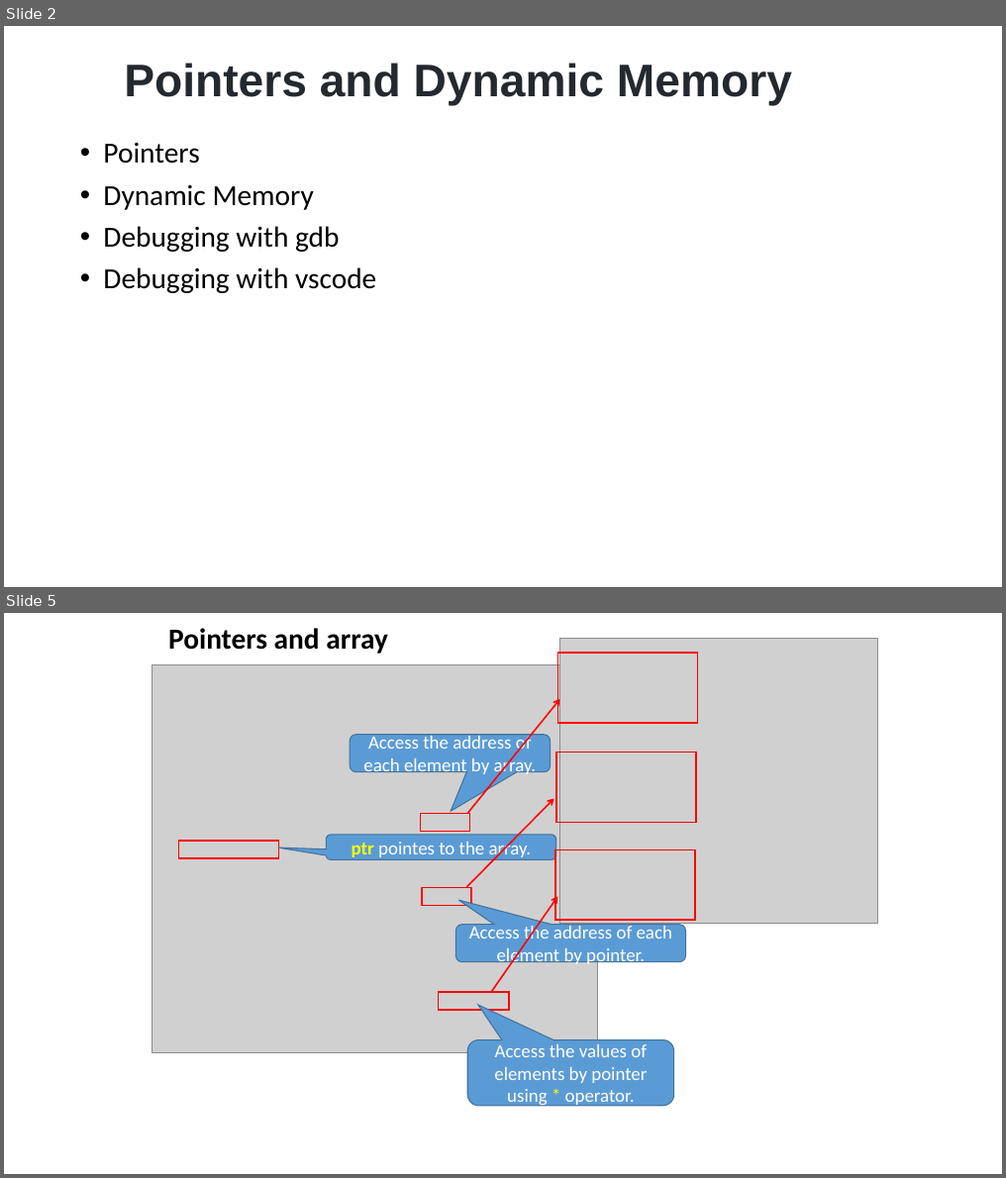
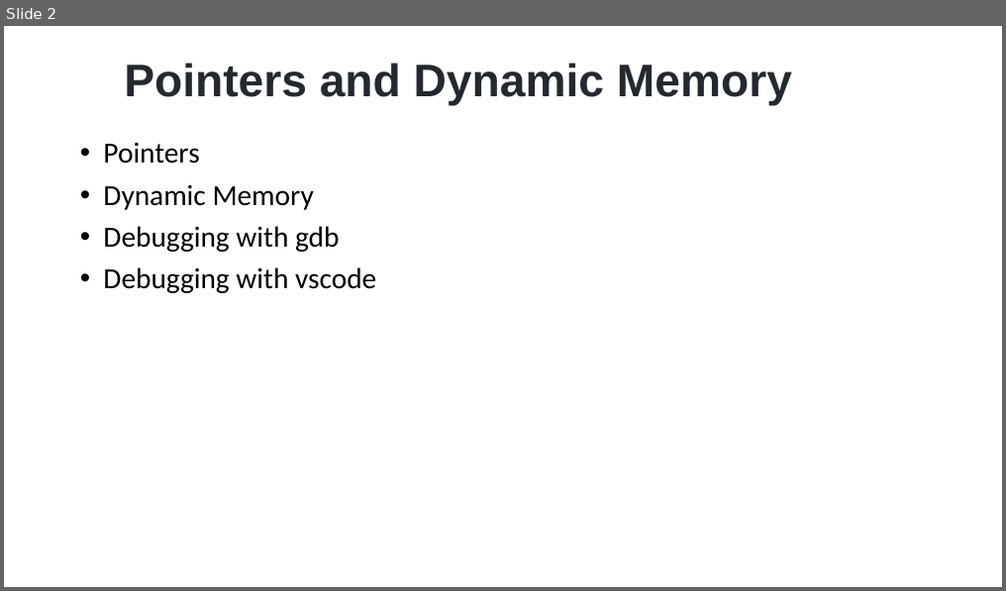
Before and after one commit to dayekuaipao/CPPLearning, a slide deck: week05/Lab05.pptx. Shown one above the other, each under a label of ours: slides 2 and 5 before the commit, slide 2 after it; the slides between them are not shown. The pictures are 1006x1178 and 1006x591 pixels, drawn with LibreOffice and Linux fonts; fonts in the diff are those of the drawing; grey boxes stand for pictures; background and template pictures are left out. Boxes give left, top, right and bottom in pixels: in the first picture for what was removed or moved away, otherwise in the second. Text is boxed around its words. In the diff, an @@ line names an element or a change of style, - is before the commit and + after.

```diff
--- a/week05/Lab05.pptx
+++ b/week05/Lab05.pptx
@@ slide 5 removed at <box>4,613,1002,1174</box>, background #FFFFFF @@
@@ text removed at <box>168,628,388,654</box> @@
-Pointers and array
@@ picture removed at <box>560,638,877,923</box> @@
@@ picture removed at <box>152,664,598,1054</box> @@
@@ rectangle removed at <box>558,653,698,723</box> @@
@@ arrow removed from (467, 814) to (560, 699) @@
@@ rounded speech box removed at <box>350,735,550,771</box> @@
-Access the address of each element by array.
@@ rectangle removed at <box>556,753,696,823</box> @@
@@ rectangle removed at <box>420,814,469,832</box> @@
@@ arrow removed from (466, 888) to (554, 799) @@
@@ rectangle removed at <box>179,841,279,859</box> @@
@@ rounded speech box removed at <box>326,835,555,861</box> @@
-ptr pointes to the array.
@@ rectangle removed at <box>555,851,696,921</box> @@
@@ rectangle removed at <box>422,888,471,906</box> @@
@@ arrow removed from (491, 992) to (558, 897) @@
@@ rounded speech box removed at <box>456,925,686,961</box> @@
-Access the address of each element by pointer.
@@ rectangle removed at <box>439,992,509,1011</box> @@
@@ rounded speech box removed at <box>467,1041,674,1106</box> @@
-Access the values of elements by pointer using * operator.
```
Also in this commit, not shown: 3 slides changed, 2 slides added, 14 other slides removed.
